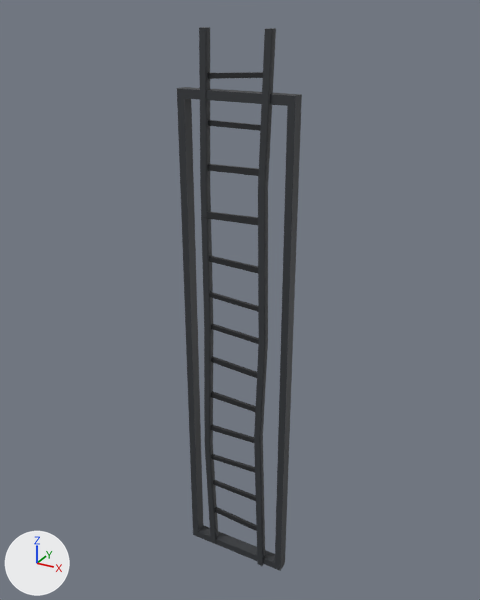
One commit to the FBX model Urban Jungle/Assets/Features/City_Namespace/Models/SM_Bld_Ladder_01.fbx: the scene before it, then after it.
The view is the same before and after, from a 50 mm lens placed at (1.9, -3.4, 3.79), pointed at (-0.02, 0.09, 2.04). Lighting does not change. The marker at lower left points along +X, +Y and +Z.

In view in the first picture: 'SM_Bld_Ladder_01'.
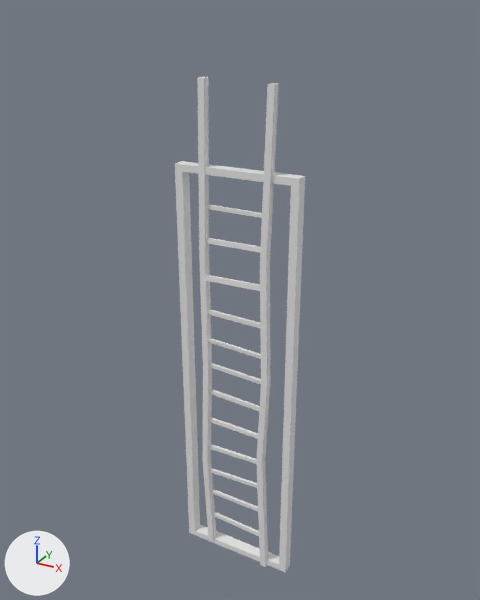
Edits to the bpy script that builds the scene:
```text
Change me_mesh:
    used by ob_sm_bld_ladder_01; location = (0.0, -0.004, 1.762); rotation_euler = (-1.571, 0.0, -3.142), in degrees (-90, 0, -180)
    remove me_mesh.from_pydata(...)  # 160 vertices, 130 faces; spans x -0.38..0.38, y -1.93..1.78, z -0.06..0.06
    remove me_mesh.materials.append(mat_lambert738)  # picture img_polygoncity_texture_psd
    add me_mesh.from_pydata(...)  # 152 vertices, 124 faces; spans x -0.42..0.42, y -0.01..3.42, z -0.06..0.06
    me_mesh part 1: the loose piece of 8 vertices spanning x -0.2..0.21, y 1.17..1.2, z 0.0..0.03 is scaled about its middle by (-1.13, -0.737, 1.1), then moved by (0.0, 1.48, -0.02)
    me_mesh part 2: the loose piece of 8 vertices spanning x -0.19..0.21, y 0.91..0.96, z 0.01..0.03 is scaled about its middle by (-1.13, -0.877, 1.08), then moved by (-0.02, 1.51, -0.02)
    me_mesh part 3: the loose piece of 8 vertices spanning x -0.21..0.2, y 1.42..1.48, z 0.0..0.02 is turned -174.5 degrees about the z axis through its middle and scaled by 1.1, then moved by (0.0, 0.76, 0.02)
    me_mesh part 4: the loose piece of 8 vertices spanning x -0.21..0.2, y 0.4..0.45, z 0.01..0.03 is scaled about its middle by (-1.11, -0.799, 1.12), then moved by (0.01, 1.53, 0.0)
    me_mesh part 5: the loose piece of 8 vertices spanning x -0.22..0.2, y 0.13..0.19, z 0.01..0.03 is scaled about its middle by (-1.1, -0.695, 1.06), then moved by (0.02, 1.59, 0.01)
    me_mesh part 6: the loose piece of 8 vertices spanning x -0.22..0.2, y -0.12..-0.06, z 0.01..0.04 is scaled about its middle by (-1.1, -0.84, 1), then moved by (0.02, 1.65, 0.0)
    me_mesh part 7: the loose piece of 8 vertices spanning x -0.22..0.2, y -0.35..-0.3, z 0.02..0.05 is scaled about its middle by (-1.1, -1.01, 0.81), then moved by (0.02, 1.67, -0.01)
    me_mesh part 8: the loose piece of 8 vertices spanning x -0.21..0.21, y -0.59..-0.55, z 0.01..0.04 is scaled about its middle by (-1.09, -0.848, 0.735), then moved by (0.01, 1.69, 0.0)
    me_mesh part 9: the loose piece of 8 vertices spanning x -0.2..0.21, y -0.9..-0.84, z 0.01..0.05 is scaled about its middle by (-1.08, -0.676, 0.746), then moved by (-0.01, 1.77, 0.0)
    me_mesh part 10: the loose piece of 8 vertices spanning x -0.21..0.21, y -1.43..-1.39, z -0.02..0.02 is scaled about its middle by (-1.07, -0.926, 0.808), then moved by (0.0, 1.9, 0.02)
    me_mesh part 11: the loose piece of 8 vertices spanning x -0.2..0.21, y -1.18..-1.13, z -0.01..0.02 is turned 175.9 degrees about the z axis through its middle and scaled by 1.1, then moved by (0.0, 1.42, 0.01)
    me_mesh part 12: the loose piece of 16 vertices spanning x -0.38..0.38, y -1.6..1.76, z -0.06..0.02 is scaled about its middle by (-1.1, -0.869, 1), then moved by (0.0, 1.37, 0.0)
    me_mesh part 13: the loose piece of 20 vertices spanning x 0.17..0.23, y -1.93..1.75, z -0.03..0.05 is rebuilt with 20 vertices and now spans x 0.19..0.26, y -0.01..3.41, z -0.02..0.06
    me_mesh part 14: the loose piece of 20 vertices spanning x -0.24..-0.17, y -1.93..1.78, z -0.02..0.06 is rebuilt with 20 vertices and now spans x -0.26..-0.19, y 0.01..3.42, z -0.03..0.05
    me_mesh part 15: the loose piece of 8 vertices spanning x -0.22..0.2, y -1.71..-1.66, z -0.02..0.02 is deleted
    me_mesh part 16
    4 vertices are removed from x -0.2, y 0.67..0.7, z 0.02..0.04
    5 faces are deleted
    1 vertex moves within x 0.21, y 0.68, z 0.03
    4 vertices are added at (-0.24, 0.7, 0.03), (-0.24, 0.67, 0.03), (-0.24, 0.67, 0.01), (-0.24, 0.7, 0.01)
    5 new faces join them
Change ob_sm_bld_ladder_01:
    ob_sm_bld_ladder_01.location: (0.0, -0.004, 1.762) -> (0.0, 0.0, 0.0)
    ob_sm_bld_ladder_01.rotation_euler: (-1.571, 0.0, -3.142) -> (1.571, 0.0, 0.0)  # degrees (-90, 0, -180) -> degrees (90, 0, 0)
```

Location of each change, (x1, y1, x2, y2) in pixels of the pictures (480 x 600 px; the box of a moved part takes in the faces that stretch with it):
'SM_Bld_Ladder_01', reshaped, moved, turned
    before: (177, 27, 302, 571)
    after: (175, 77, 305, 572)
part 1 of me_mesh, moved or reshaped
    before: (213, 480, 256, 501)
    after: (207, 204, 262, 218)
part 2 of me_mesh, moved or reshaped
    before: (211, 454, 255, 473)
    after: (206, 238, 261, 253)
part 3 of me_mesh, moved or reshaped
    before: (214, 507, 257, 531)
    after: (205, 275, 260, 291)
part 4 of me_mesh, moved or reshaped
    before: (211, 391, 256, 412)
    after: (208, 309, 260, 328)
part 5 of me_mesh, moved or reshaped
    before: (211, 356, 257, 378)
    after: (208, 338, 261, 359)
part 6 of me_mesh, moved or reshaped
    before: (211, 323, 259, 344)
    after: (210, 363, 261, 384)
part 7 of me_mesh, moved or reshaped
    before: (209, 292, 258, 312)
    after: (210, 389, 260, 411)
part 8 of me_mesh, moved or reshaped
    before: (209, 256, 258, 273)
    after: (209, 417, 258, 439)
part 9 of me_mesh, moved or reshaped
    before: (204, 211, 258, 225)
    after: (209, 444, 256, 464)
part 10 of me_mesh, moved or reshaped
    before: (208, 120, 261, 131)
    after: (211, 489, 258, 512)
part 11 of me_mesh, moved or reshaped
    before: (207, 164, 259, 176)
    after: (213, 511, 259, 536)
part 12 of me_mesh, moved or reshaped
    before: (177, 87, 302, 571)
    after: (175, 161, 305, 572)
part 13 of me_mesh, rebuilt (20% wider, 6% shorter)
    before: (199, 27, 218, 544)
    after: (256, 83, 279, 567)
part 14 of me_mesh, rebuilt (9% narrower, 13% shorter)
    before: (254, 28, 276, 566)
    after: (197, 77, 217, 543)
part 15 of me_mesh, deleted
    before: (207, 72, 263, 79)
part 16 of me_mesh, moved or reshaped
    before: (210, 425, 254, 443)
    after: (209, 468, 257, 488)
